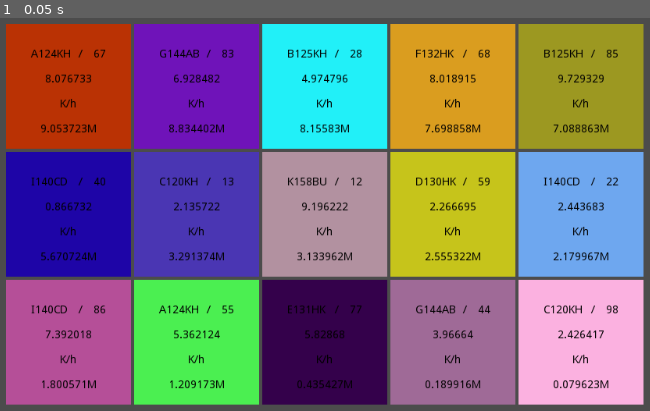
Above: before the commit, frame 1.
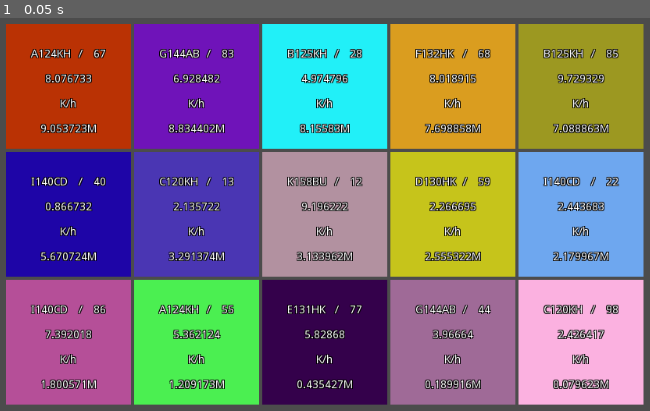
Above: after the commit, the same moment.

Repository: xolatgames/Example-2
Game: Godot game, scene res://Scene/Main.tscn
The game is run twice, just before and just after one commit, with the same random seed, the same clock (stepped at 60 frames per second) and the same inputs.
Inputs:
- Up to frame 1 (0.05 s): no input

The runs differ from the first frame. In frame 1, 8.7% of the frame differs, in the area x 4-96%, y 7-95%.

Commit message:
Add files via upload

Diff:
--- a/Prefab/Rect.tscn
+++ b/Prefab/Rect.tscn
@@ -15,7 +15,9 @@
 margin_top = 32.0
 margin_right = 96.0
 margin_bottom = 46.0
-custom_colors/font_color = Color( 0, 0, 0, 1 )
+custom_colors/font_color = Color( 1, 1, 1, 1 )
+custom_colors/font_color_shadow = Color( 0, 0, 0, 1 )
+custom_constants/shadow_as_outline = 1
 text = "A124KH"
 
 [node name="line" type="Label" parent="."]
@@ -23,7 +25,9 @@
 margin_top = 32.0
 margin_right = 128.0
 margin_bottom = 46.0
-custom_colors/font_color = Color( 0, 0, 0, 1 )
+custom_colors/font_color = Color( 1, 1, 1, 1 )
+custom_colors/font_color_shadow = Color( 0, 0, 0, 1 )
+custom_constants/shadow_as_outline = 1
 text = "/"
 align = 1
 
@@ -32,7 +36,9 @@
 margin_top = 32.0
 margin_right = 128.0
 margin_bottom = 46.0
-custom_colors/font_color = Color( 0, 0, 0, 1 )
+custom_colors/font_color = Color( 1, 1, 1, 1 )
+custom_colors/font_color_shadow = Color( 0, 0, 0, 1 )
+custom_constants/shadow_as_outline = 1
 text = "99"
 align = 2
 
@@ -41,7 +47,9 @@
 margin_top = 64.0
 margin_right = 128.0
 margin_bottom = 80.0
-custom_colors/font_color = Color( 0, 0, 0, 1 )
+custom_colors/font_color = Color( 1, 1, 1, 1 )
+custom_colors/font_color_shadow = Color( 0, 0, 0, 1 )
+custom_constants/shadow_as_outline = 1
 text = "60"
 align = 1
 
@@ -50,7 +58,9 @@
 margin_top = 96.0
 margin_right = 128.0
 margin_bottom = 112.0
-custom_colors/font_color = Color( 0, 0, 0, 1 )
+custom_colors/font_color = Color( 1, 1, 1, 1 )
+custom_colors/font_color_shadow = Color( 0, 0, 0, 1 )
+custom_constants/shadow_as_outline = 1
 text = "K/h"
 align = 1
 
@@ -59,6 +69,8 @@
 margin_top = 128.0
 margin_right = 128.0
 margin_bottom = 144.0
-custom_colors/font_color = Color( 0, 0, 0, 1 )
+custom_colors/font_color = Color( 1, 1, 1, 1 )
+custom_colors/font_color_shadow = Color( 0, 0, 0, 1 )
+custom_constants/shadow_as_outline = 1
 text = "6M"
 align = 1
